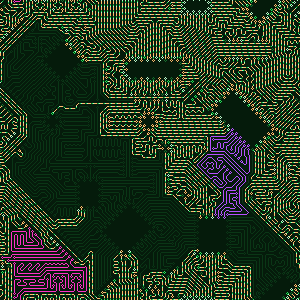
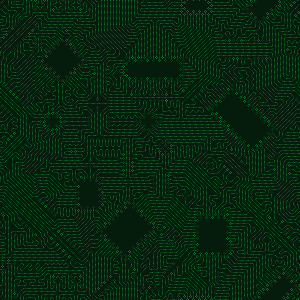
Revision of a layered 300x300 image; what changed, layer by layer:
"frame 1": opacity 100% → 30%, painted on it over (0, 0, 300, 300)
hid "animated paths", painted on it over (0, 0, 300, 300)
